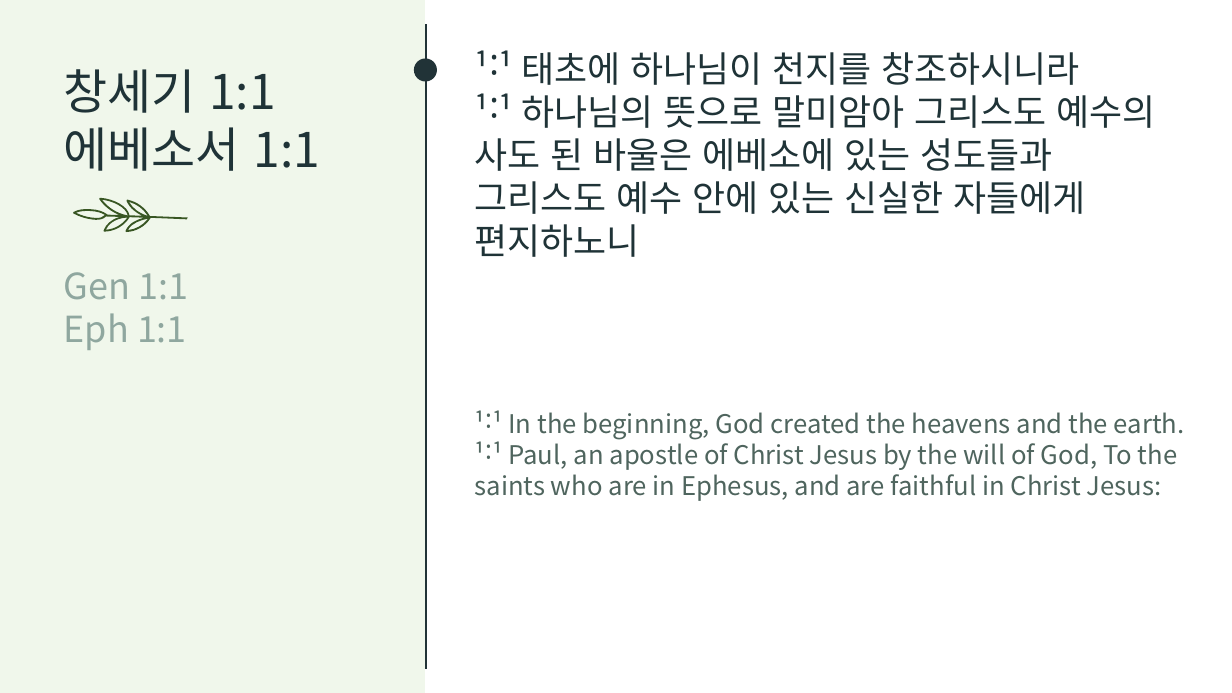
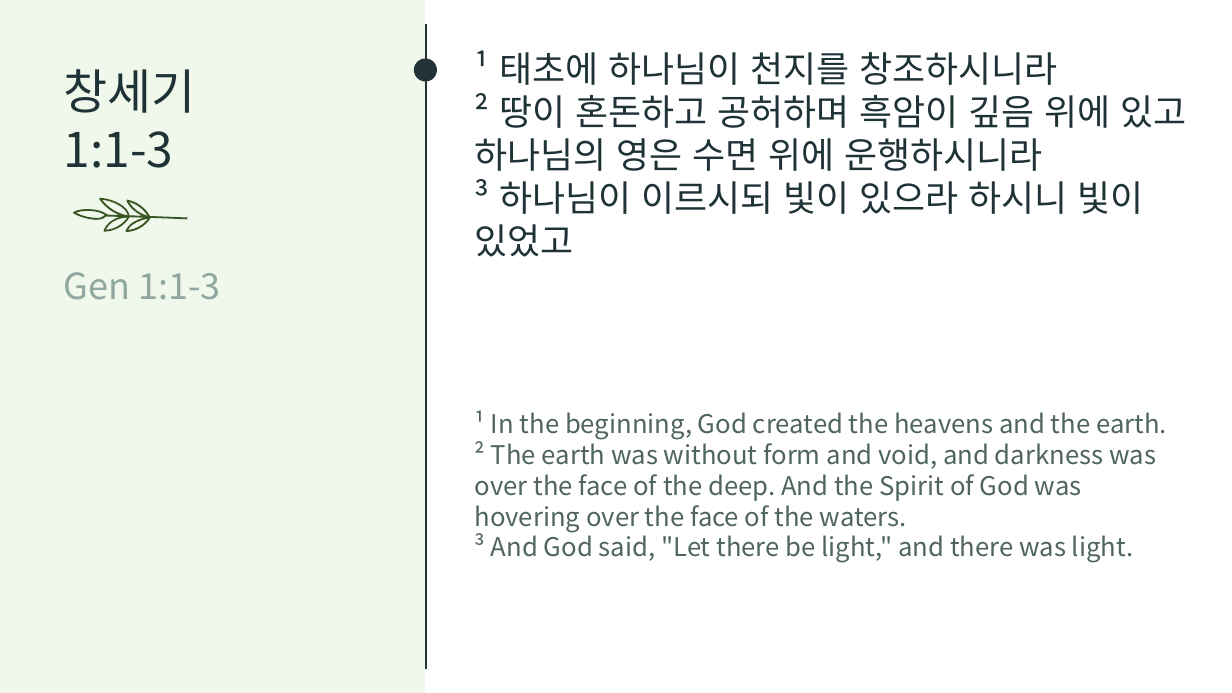
Before and after one commit to mmminq/Bible_Reference_to_PPT, a slide deck: slide 1 of pptx_template/output.pptx. Drawn at 1232x693 pixels with LibreOffice and Linux fonts; fonts in the diff are those of the drawing. Boxes give left, top, right and bottom in pixels: in the first picture for what was removed or moved away, otherwise in the second. Text is boxed around its words. In the diff, an @@ line names an element or a change of style, - is before the commit and + after.

```diff
--- a/pptx_template/output.pptx
+++ b/pptx_template/output.pptx
@@ text at <box>475,50,1187,257</box>: text changed @@
-¹˸¹ 태초에 하나님이 천지를 창조하시니라
-¹˸¹ 하나님의 뜻으로 말미암아 그리스도 예수의 사도 된 바울은 에베소에 있는 성도들과 그리스도 예수 안에 있는 신실한 자들에게 편지하노니
+¹ 태초에 하나님이 천지를 창조하시니라
+² 땅이 혼돈하고 공허하며 흑암이 깊음 위에 있고 하나님의 영은 수면 위에 운행하시니라
+³ 하나님이 이르시되 빛이 있으라 하시니 빛이 있었고
@@ text at <box>64,69,196,168</box>: text changed @@
-창세기 1:1
-에베소서 1:1
+창세기
+1:1-3
@@ text at <box>64,272,220,300</box>: text changed @@
-Gen 1:1
-Eph 1:1
+Gen 1:1-3
@@ text at <box>475,410,1167,563</box>: text changed @@
-¹˸¹ In the beginning, God created the heavens and the earth.
-¹˸¹ Paul, an apostle of Christ Jesus by the will of God, To the saints who are in Ephesus, and are faithful in Christ Jesus:
+¹ In the beginning, God created the heavens and the earth.
+² The earth was without form and void, and darkness was over the face of the deep. And the Spirit of God was hovering over the face of the waters.
+³ And God said, "Let there be light," and there was light.
```
Also in this commit, not shown: 1 slide added, 2 other files.
